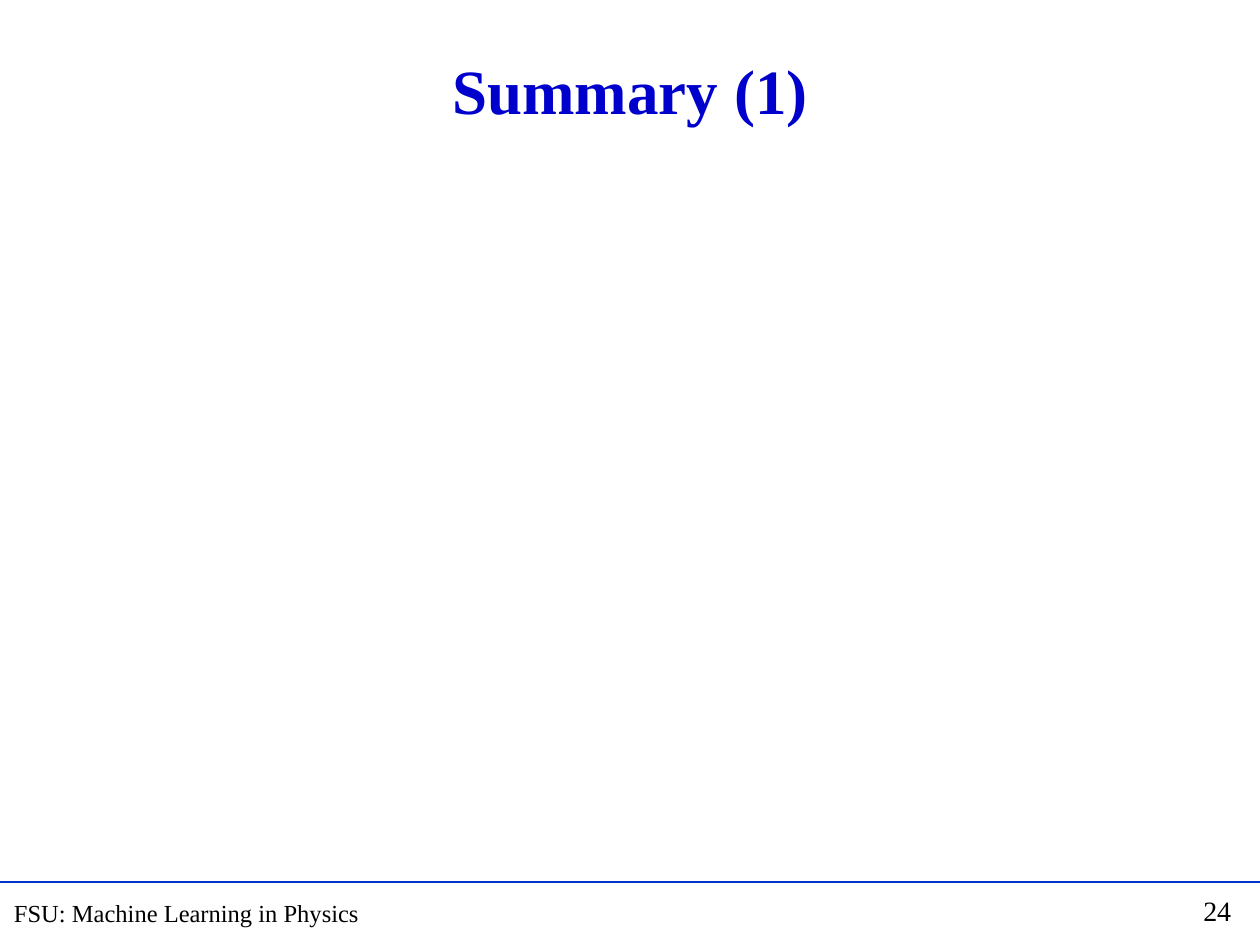
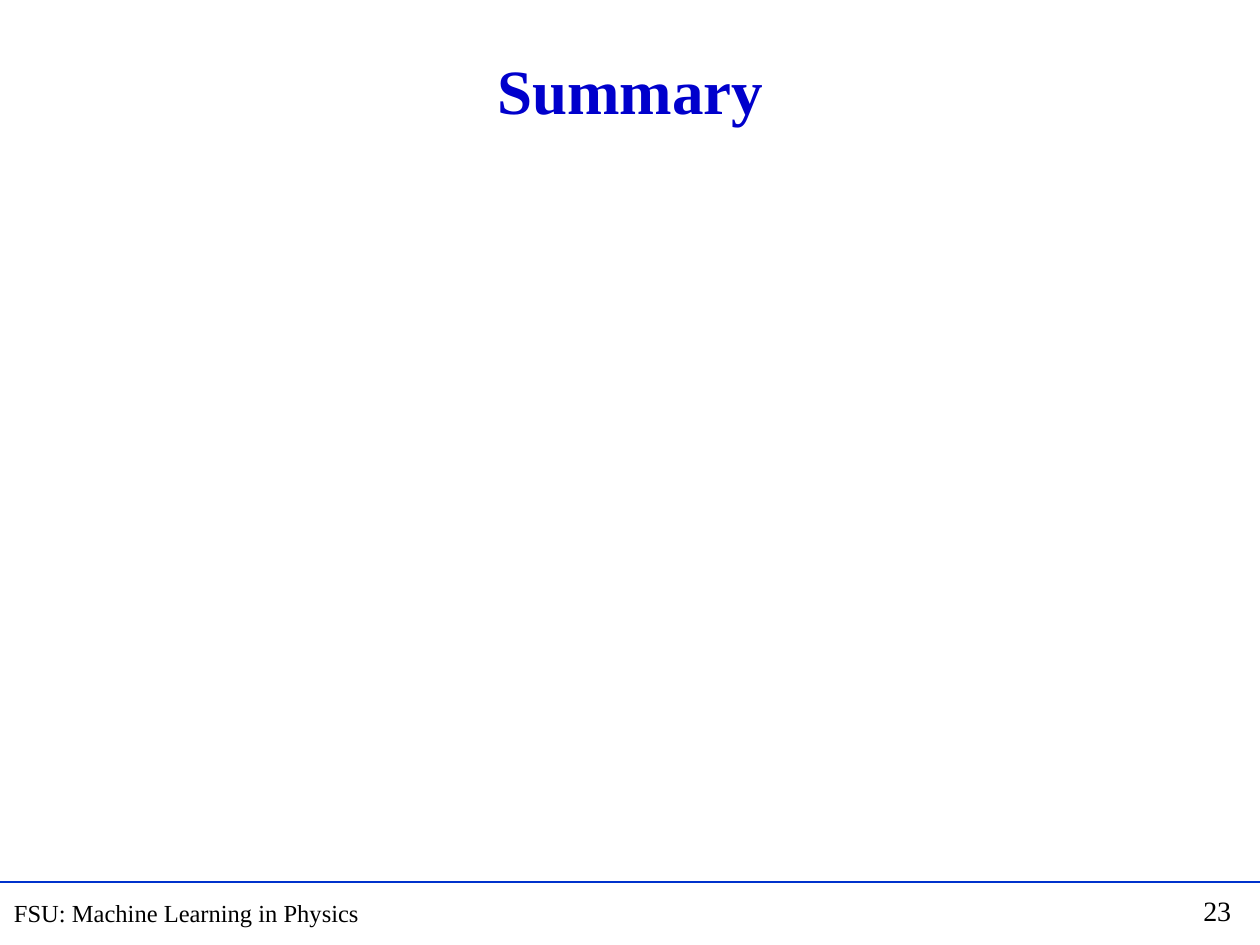
Before and after one commit to hbprosper/mlinphysics, a slide deck: slide 23 of Lectures/01.Foundations/Lecture02.pptx (slide 24 before the commit). Drawn at 1260x945 pixels with LibreOffice and Linux fonts; fonts in the diff are those of the drawing; grey boxes stand for pictures. Boxes give left, top, right and bottom in pixels: in the first picture for what was removed or moved away, otherwise in the second. Text is boxed around its words. In the diff, an @@ line names an element or a change of style, - is before the commit and + after.

```diff
--- a/Lectures/01.Foundations/Lecture02.pptx
+++ b/Lectures/01.Foundations/Lecture02.pptx
@@ title at box(497, 72, 763, 126): text changed @@
-Summary (1)
+Summary
@@ page number at box(1203, 902, 1231, 922): text changed @@
-24
+23
```
Also in this commit, not shown: 1 other slide changed, 1 slide added, 3 slides removed, 11 other files.
